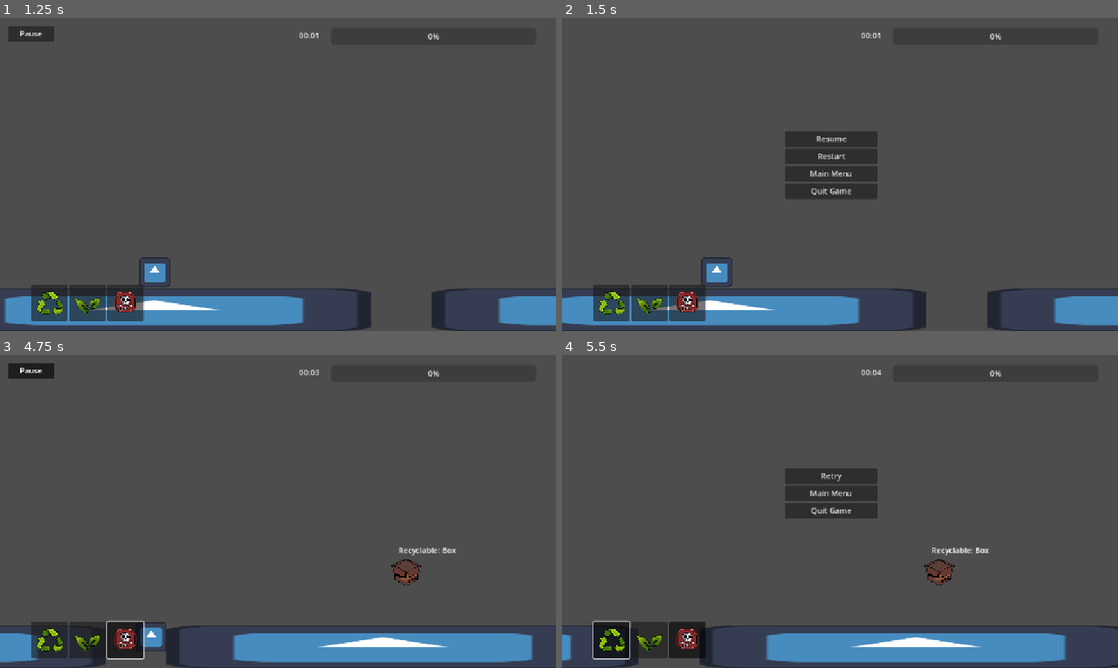
Above: before the commit, frames 1-4 (two rows, left to right).
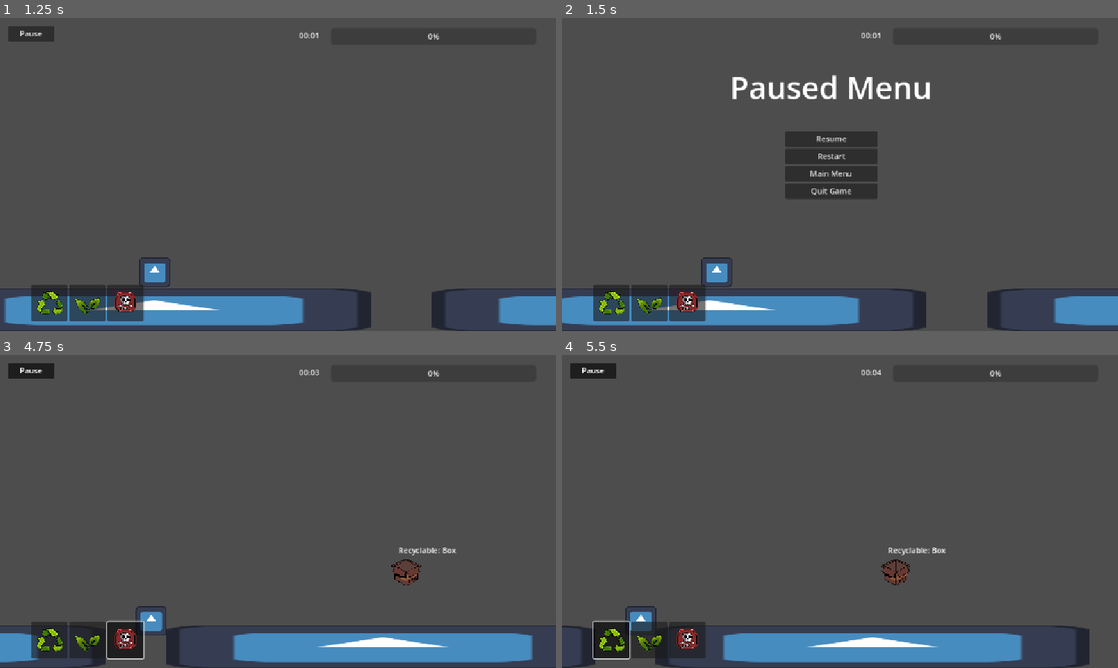
Above: after the commit, the same moments.

Repository: wends05/trash-trek
Game: Godot game, scene res://scenes/MainMenu.tscn
Two runs of this game, one before a commit and one after it. Both use one fixed random seed, a clock stepped at 60 frames per second and the inputs below. The engine's default icon, where the game draws it, is replaced by a stand-in: a white triangle on a blue panel in a dark square.
Inputs (mouse positions are in pixels of both pictures, inside the frame that each line leads up to):
- Up to frame 1 (1.25 s): click "Start" at 0.5 s
- Up to frame 2 (1.5 s): click "Pause" at 1.25 s
- Up to frame 3 (4.75 s): click "Resume" at 2 s; click (50, 639) at 2.75 s; click (88, 639) at 3.5 s; click (127, 639) at 4.25 s
- Up to frame 4 (5.5 s): click (612, 639) at 5 s

Frame 1 is identical in both runs. In frame 2, 1.1% of the frame differs, in the area x 30-67%, y 18-26%; in frame 3, 0.5%; in frame 4, 7.1%, in the area x 0-100%, y 2-100%.

Commit message:
Add GameStatusLabel & GameReasonLabel

Diff:
--- a/scenes/Main.tscn
+++ b/scenes/Main.tscn
@@ -49,20 +49,19 @@
 [node name="CollisionShape2D" type="CollisionShape2D" parent="Scaffolding"]
 position = Vector2(573.25, 614)
 shape = SubResource("RectangleShape2D_nbc6x")
-disabled = true
 
 [node name="DeathZoneLeft" type="Area2D" parent="."]
 script = ExtResource("7_jlsqs")
 
 [node name="CollisionShape2D2" type="CollisionShape2D" parent="DeathZoneLeft"]
-position = Vector2(-14.25, 377)
+position = Vector2(-142.25, 377)
 shape = SubResource("RectangleShape2D_jlsqs")
 
 [node name="DeathZoneBelow" type="Area2D" parent="."]
 script = ExtResource("7_jlsqs")
 
 [node name="CollisionShape2D" type="CollisionShape2D" parent="DeathZoneBelow"]
-position = Vector2(574, 751)
+position = Vector2(574, 783)
 shape = SubResource("RectangleShape2D_c01mt")
 
 [node name="UI" parent="." instance=ExtResource("7_nxtc6")]
--- a/scenes/ui.tscn
+++ b/scenes/ui.tscn
@@ -84,4 +84,22 @@
 grow_horizontal = 1
 grow_vertical = 1
 
+[node name="GameStatusLabel" type="Label" parent="."]
+layout_mode = 0
+offset_left = 344.0
+offset_top = 97.0
+offset_right = 770.0
+offset_bottom = 185.0
+theme_override_font_sizes/font_size = 64
+horizontal_alignment = 1
+
+[node name="GameReasonLabel" type="Label" parent="."]
+layout_mode = 0
+offset_left = 353.0
+offset_top = 177.0
+offset_right = 774.0
+offset_bottom = 208.0
+theme_override_font_sizes/font_size = 22
+horizontal_alignment = 1
+
 [connection signal="pressed" from="PauseButton" to="." method="_on_pause_button_pressed"]
--- a/scripts/death_zone.gd
+++ b/scripts/death_zone.gd
@@ -3,9 +3,9 @@
 func _on_death_zone_left_body_entered(body: Node2D) -> void:
 	if body.is_in_group("Player"):
 		Game.update_game_state.emit(Utils.GameStateType.Pause)
-		Game.update_ui_state.emit(Utils.UIStateType.GameOver)
+		Game.update_ui_state.emit(Utils.UIStateType.GameOver, Utils.GameOverReason.OutOfBounds)
 
 func _on_death_zone_below_body_entered(body: Node2D) -> void:
 	if body.is_in_group("Player"):
 		Game.update_game_state.emit(Utils.GameStateType.Pause)
-		Game.update_ui_state.emit(Utils.UIStateType.GameOver)
+		Game.update_ui_state.emit(Utils.UIStateType.GameOver, Utils.GameOverReason.Fell)
--- a/scripts/game.gd
+++ b/scripts/game.gd
@@ -10,7 +10,7 @@
 signal energy_changed(value: int)
 signal updated_stats
 signal time_changed(time: float)
-signal update_ui_state(type: Utils.UIStateType)
+signal update_ui_state(type: Utils.UIStateType, reason: Utils.GameOverReason)
 signal update_game_state(type: Utils.GameStateType)
 
 var collected_biodegradable = 0
--- a/scripts/ui.gd
+++ b/scripts/ui.gd
@@ -2,7 +2,9 @@
 
 class_name UI
 
-@onready var temp_trash_count_display: Node = get_node(NodePath("TempTrashCount"))
+@onready var temp_trash_count_display: Label = $TempTrashCount
+@onready var game_status_label: Label = $GameStatusLabel
+@onready var game_reason_label: Label = $GameReasonLabel
 @onready var pause_button: Node = get_node(NodePath("PauseButton"))
 @onready var game_menu: Node = get_node(NodePath("GameMenu"))
 
@@ -10,7 +12,7 @@
 	Game.updated_stats.connect(update_trash_counts)
 	Game.update_ui_state.connect(update_ui_state)
 	Game.update_game_state.connect(toggle_game_state)
-	toggle_nodes([game_menu])
+	toggle_nodes([game_menu, game_status_label])
 
 func update_trash_counts():
 	temp_trash_count_display.text =\
@@ -24,15 +26,27 @@
 	]
 
 func _on_pause_button_pressed() -> void:
-	update_ui_state()
+	update_ui_state(Utils.UIStateType.PauseMenu)
 	toggle_game_state(Utils.GameStateType.Pause)
 
-func update_ui_state(state: Utils.UIStateType = Utils.UIStateType.PauseMenu) -> void:
+func update_ui_state(state: Utils.UIStateType, reason: Utils.GameOverReason = Utils.GameOverReason.None) -> void:
 	match state:
 		Utils.UIStateType.PauseMenu:
-			toggle_nodes([pause_button, game_menu, game_menu.retry_button])
+			toggle_nodes([
+				pause_button,
+				game_status_label,
+				game_menu,
+				game_menu.retry_button
+			])
 		Utils.UIStateType.GameOver:
-			toggle_nodes([pause_button, game_menu, game_menu.resume_button, game_menu.restart_button])
+			toggle_nodes([
+				pause_button,
+				game_status_label,
+				game_menu,
+				game_menu.resume_button,
+				game_menu.restart_button
+			])
+	toggle_text(state, reason)
 
 func toggle_nodes(nodes: Array[Control]) -> void:
 	for node in nodes:
@@ -44,3 +58,17 @@
 			get_tree().paused = true
 		Utils.GameStateType.Play:
 			get_tree().paused = false
+
+func toggle_text(state: Utils.UIStateType, reason: Utils.GameOverReason) -> void:
+	match state:
+		Utils.UIStateType.PauseMenu:
+			game_status_label.text = "Paused Menu"
+		Utils.UIStateType.GameOver:
+			game_status_label.text = "Game Over"
+			match reason:
+				Utils.GameOverReason.OutOfBounds:
+					game_reason_label.text = "Player left behind"
+				Utils.GameOverReason.Fell:
+					game_reason_label.text = "Player fell out of the world"
+				Utils.GameOverReason.OutOfEnergy:
+					game_reason_label.text = "Player ran out of energy"
--- a/scripts/utils.gd
+++ b/scripts/utils.gd
@@ -15,6 +15,13 @@
 	Settings,
 	PauseMenu,
 	GameOver,
+}
+
+enum GameOverReason {
+	None,
+	OutOfBounds,
+	Fell,
+	OutOfEnergy,
 }
 
 # Define available trash items for each type (exact file names)
